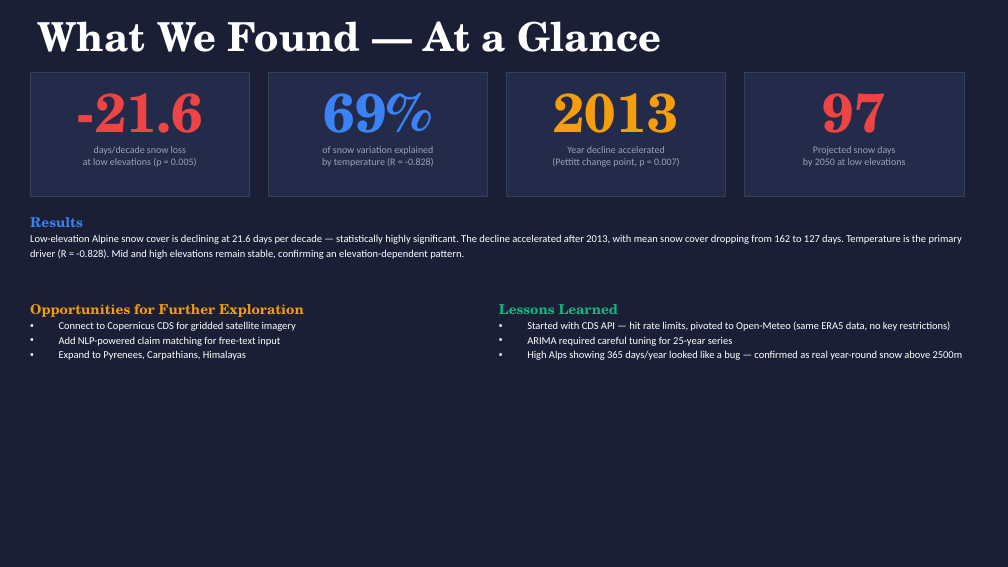
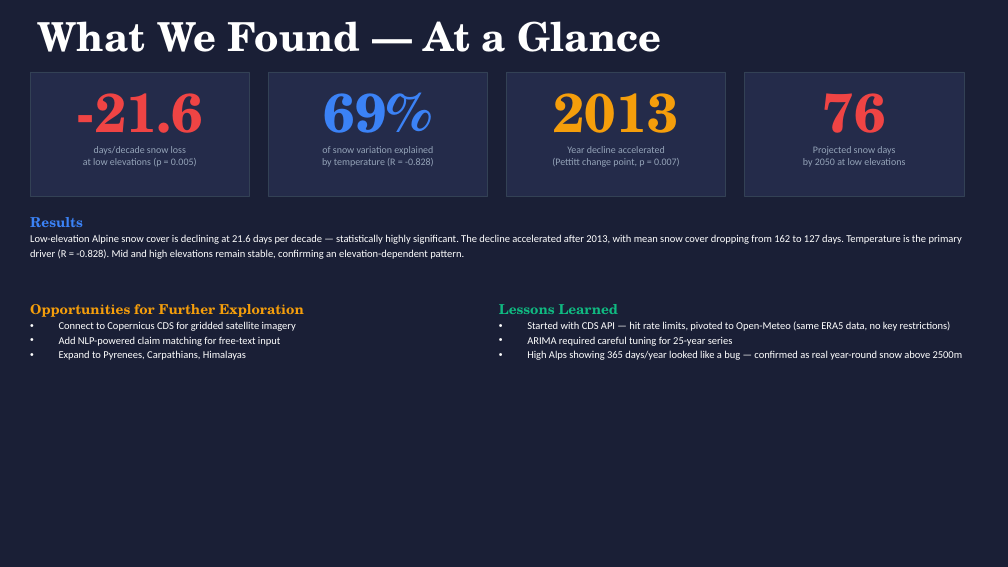
Before and after one commit to Samudyata/alpine_verify, a slide deck: slide 4 of AIB_03_00_SLIDES_ASU.pptx. Drawn at 1008x567 pixels with LibreOffice and Linux fonts; fonts in the diff are those of the drawing. Boxes give left, top, right and bottom in pixels: in the first picture for what was removed or moved away, otherwise in the second. Text is boxed around its words. In the diff, an @@ line names an element or a change of style, - is before the commit and + after.

```diff
--- a/AIB_03_00_SLIDES_ASU.pptx
+++ b/AIB_03_00_SLIDES_ASU.pptx
@@ text at <box>823,93,886,151</box>: text changed @@
-97
+76
```
Also in this commit, not shown: 2 other slides changed, 2 other files.
